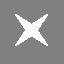
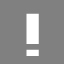
Revision of a layered 64 x 64 image; what changed, layer by layer:
added layer "!" above "Layer 1" over [26, 13, 39, 56]
hid "Layer 1" over [15, 14, 48, 46]
